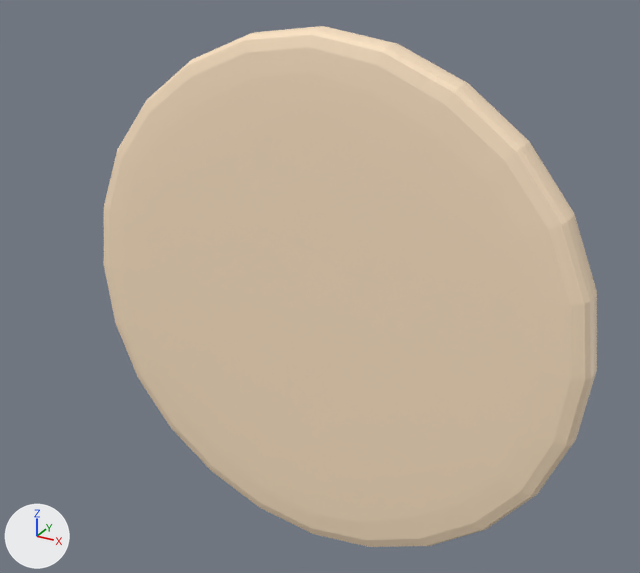
A saved change to the Blender file Assets/Models/Hex.blend.
Both versions are drawn from a 50 mm lens placed at (1.227, -2.232, 1.193), pointed at (-0.014, 0.025, 0.064). Arrows for +X, +Y and +Z are at lower left; the lights stay in place.

Objects in the first picture: 'Hex'.
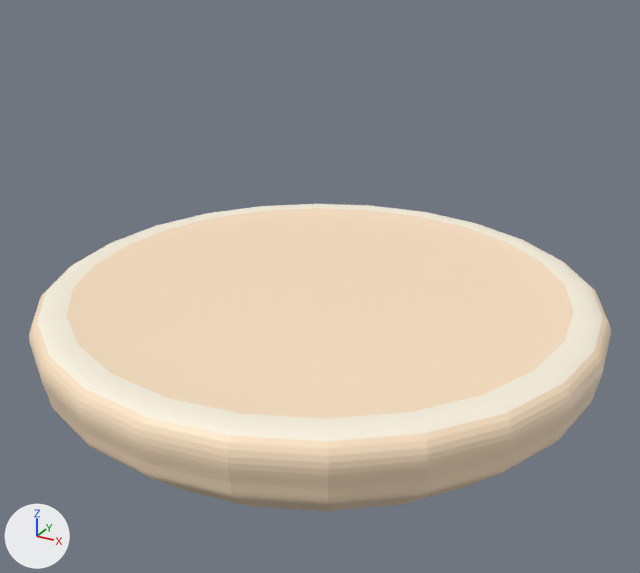
Location of each change, (x1, y1, x2, y2) in pixels of the pictures (640 x 573 px):
'Hex', reshaped, turned
    before: (104, 26, 597, 547)
    after: (29, 204, 611, 511)
part 1 of me_cylinder, built on
    before: (104, 26, 597, 547)
    after: (29, 263, 611, 511)

The edits, one by one:
me_cylinder is used by ob_hex; location (0.0, 0.0, 0.0).
me_cylinder had 30 vertices, 26 faces and spanned x -0.9..0.9, y -0.08..0.08, z -1.04..1.04.
me_cylinder now has 48 vertices, 44 faces and spans x -0.92..0.92, y -0.38..0.08, z -1.07..1.07.
Part 1, on me_cylinder:
6 vertices are removed from x -0.85..0.85, y -0.08, z -0.98..0.98.
13 faces are deleted.
18 vertices are added at x -0.92..0.92, y -0.38..0.01, z -1.07..1.07.
6 new vertices lie (0.0, -0.06, 0.0) away from vertices in x -0.9..0.9, y -0.05, z -1.04..1.04.
31 new faces join them, mat_hexmat (beige #ffe6c6).
Object 'Hex' (ob_hex) turns from (0, 0, 0) to (90, 0, 0) degrees about x, y and z.
